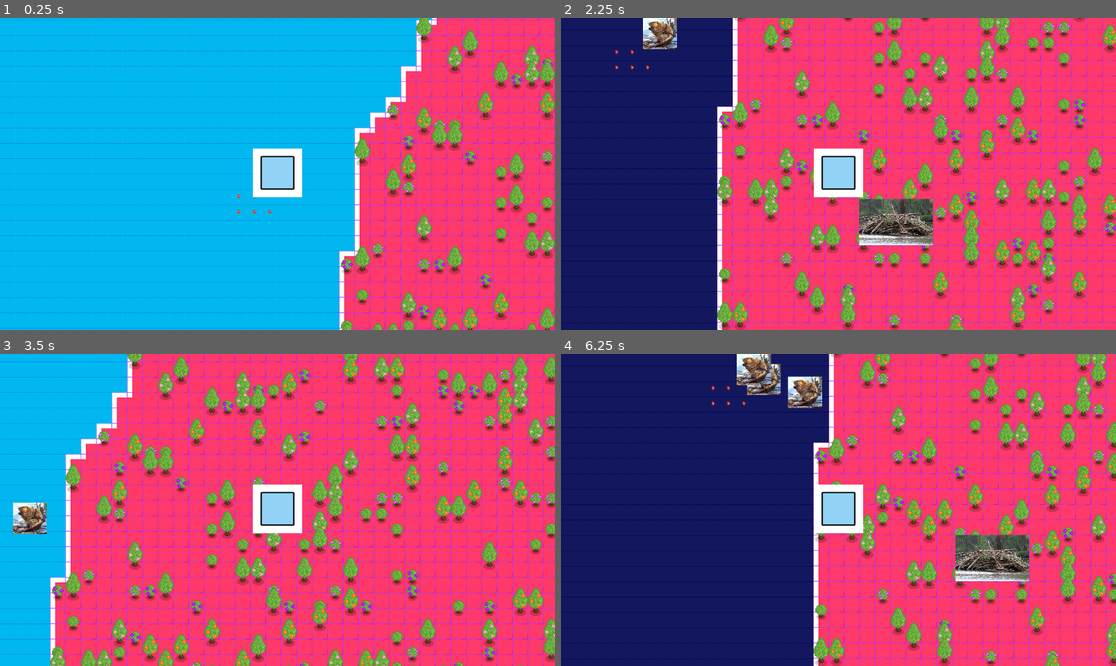
Above: before the commit, frames 1-4 (two rows, left to right).
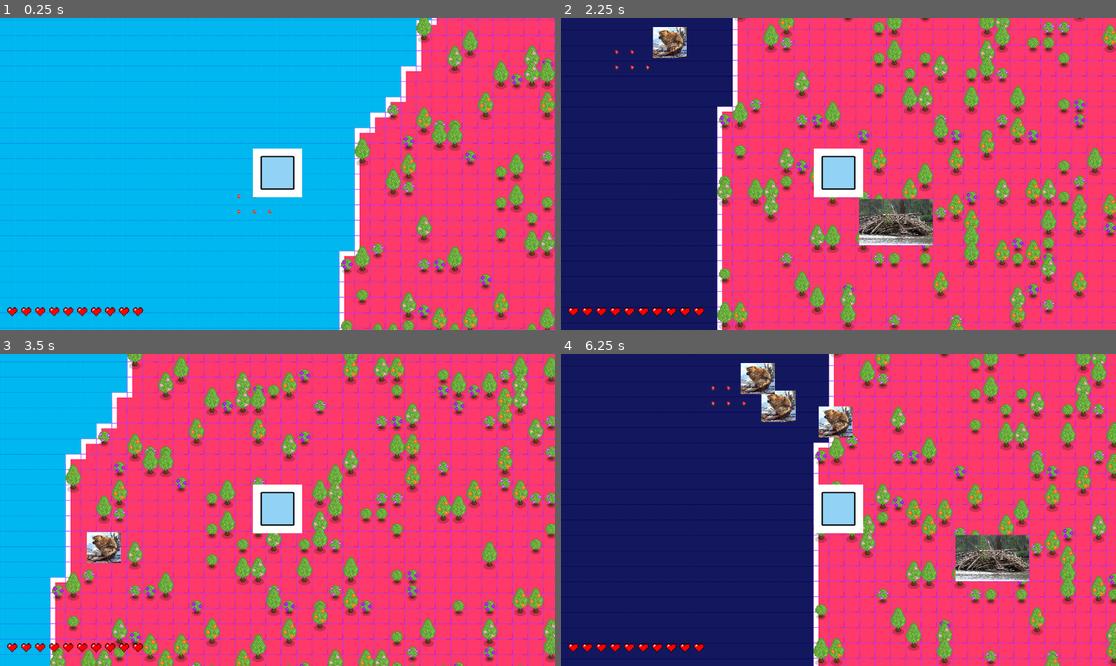
Above: after the commit, the same moments.

Repository: BigWing06/CS3-CapstoneProject
Game: Godot game, scene res://Viewport/Main.tscn
Two runs of this game, one before a commit and one after it. Both use one fixed random seed, a clock stepped at 60 frames per second and the inputs below.
Inputs:
- Up to frame 1 (0.25 s): no input
- Up to frame 2 (2.25 s): hold D (move_right) 0.53-1.28 s; hold S (move_down) 1.28-2.03 s; hold D (move_right) from 2.03 s (still down)
- Up to frame 3 (3.5 s): release D (move_right) at 2.78 s; hold W (move_up) from 2.78 s (still down)
- Up to frame 4 (6.25 s): release W (move_up) at 3.53 s; hold A (move_left) 3.53-5.03 s; hold S (move_down) 5.03-5.78 s; hold D (move_right) from 5.78 s (still down)

The runs differ from the first frame. In frame 1, 0.4% of the frame differs, in the area x 1-26%, y 92-96%; in frame 2, 1.3%; in frame 3, 1.6%; in frame 4, 3.0%, in the area x 1-53%, y 0-96%.

Commit message:
Created basic player damage and health bar

Diff:
--- a/Enemy/Enemy.gd
+++ b/Enemy/Enemy.gd
@@ -14,7 +14,7 @@
 
 func _ready():
 	_enemyData = _resouceJSON
-	_update("beaver") #choose animal from json file
+	_update("penguin") #choose animal from json file
 
 func _physics_process(delta):
 	#changes target and specifies hybrid
@@ -32,7 +32,12 @@
 	_speed = _enemyData[x]["speed"]
 	_movementType = _enemyData[x]["movement"]
 	_startingHealth = _enemyData[x]["health"]
-
+	_updateAttackType(_enemyData[x]["attackType"])
+func _updateAttackType(type: String):
+	if type == "melee":
+		set_collision_layer_value(5,true)
+	elif type == "ranged":
+		set_collision_layer_value(5,false)
 func _on_area_2d_body_entered(body: Node2D) -> void:
 	if _hybrid:
 		_movementType = "playerFocused"
--- a/Enemy/enemyTypes.json
+++ b/Enemy/enemyTypes.json
@@ -4,7 +4,8 @@
 		"movement":"hybrid",
 		"health":90,
 		"speed":500,
-		"drops":"wood chips"
+		"drops":"wood chips",
+		"attackType":"melee"
 	},
 
 	"polar_bear":{
@@ -12,7 +13,8 @@
 		"movement":"baseFocused",
 		"health":220,
 		"speed":60,
-		"drops":"beaver cola"
+		"drops":"beaver cola",
+		"attackType":"melee"
 	},
 
 	"wolf": {
@@ -20,7 +22,8 @@
 		"movement":"playerFocused",
 		"health":4,
 		"speed":70,
-		"drops":"meat"
+		"drops":"meat",
+		"attackType":"melee"
 	},
 
 	"penguin": {
@@ -28,6 +31,7 @@
 		"movement":"playerFocused",
 		"health":2,
 		"speed":150,
-		"drops":"fish"
+		"drops":"fish",
+		"attackType":"ranged"
 	}
 }
--- a/Player/HealthHeart.tscn
+++ b/Player/HealthHeart.tscn
@@ -3,7 +3,9 @@
 [ext_resource type="Texture2D" uid="uid://c2qk5xsfvhhx8" path="res://Player/FullHeart.png" id="1_y0lri"]
 
 [node name="HealthHeart" type="TextureRect"]
-offset_right = 100.0
-offset_bottom = 100.0
+custom_minimum_size = Vector2(25, 25)
+offset_right = 1280.0
+offset_bottom = 1280.0
 texture = ExtResource("1_y0lri")
-expand_mode = 1
+expand_mode = 5
+stretch_mode = 4
--- a/Player/Player.gd
+++ b/Player/Player.gd
@@ -1,7 +1,8 @@
 extends CharacterBody2D
 
 signal chunkChanged
-
+signal healthChanged
+signal death
 @export var speed = 400
 var screen_size
 var _chunk: Vector2i
@@ -35,10 +36,27 @@
 		_chunk = getCurrentChunk()
 		chunkChanged.emit()
 
-func damage(_damage:float): # Funciton to cause damage to player
+func _damage(_damage:float): # Funciton to cause damage to player
 	_health-=_damage
-func heal(_health:float): # Function to heal player
+	healthChanged.emit()
+	if _health<=0:
+		death.emit()
+	$DamageAnimation.play("Damage")
+func _heal(_health:float): # Function to heal player
 	_health-=_health
+	healthChanged.emit()
+	$DamageAnimation.play("Heal")
 
+func getHealth() -> int:
+	return _health
 func _on_chunk_changed() -> void: #Run when the player enters a new chunk
 	global.world.get_node("TileMaps").playerRenderNeighborChunks(getCurrentChunk())
+
+
+func _on_death() -> void:
+	self.queue_free()
+
+
+
+func _on_enemy_collision_shape_body_entered(body: Node2D) -> void:
+	_damage(1)
--- a/Player/Player.tscn
+++ b/Player/Player.tscn
@@ -1,10 +1,67 @@
-[gd_scene load_steps=4 format=3 uid="uid://chhadtxo8k0ks"]
+[gd_scene load_steps=9 format=3 uid="uid://chhadtxo8k0ks"]
 
 [ext_resource type="Script" path="res://Player/Player.gd" id="1_yvjui"]
 [ext_resource type="Texture2D" uid="uid://1yx5qdqunywd" path="res://Player/square.png" id="2_mrcb6"]
 
 [sub_resource type="RectangleShape2D" id="RectangleShape2D_0ro8j"]
 size = Vector2(224, 225.5)
+
+[sub_resource type="Animation" id="Animation_bfpha"]
+resource_name = "Damage"
+length = 0.5
+tracks/0/type = "value"
+tracks/0/imported = false
+tracks/0/enabled = true
+tracks/0/path = NodePath("Square:modulate")
+tracks/0/interp = 1
+tracks/0/loop_wrap = true
+tracks/0/keys = {
+"times": PackedFloat32Array(0, 0.2, 0.466667),
+"transitions": PackedFloat32Array(1, 1, 1),
+"update": 0,
+"values": [Color(1, 1, 1, 1), Color(1, 0, 0, 0.678431), Color(1, 1, 1, 1)]
+}
+
+[sub_resource type="Animation" id="Animation_wda2n"]
+resource_name = "Heal"
+length = 2.0
+tracks/0/type = "value"
+tracks/0/imported = false
+tracks/0/enabled = true
+tracks/0/path = NodePath("Square:modulate")
+tracks/0/interp = 1
+tracks/0/loop_wrap = true
+tracks/0/keys = {
+"times": PackedFloat32Array(0, 1.03333, 1.96667),
+"transitions": PackedFloat32Array(1, 1, 1),
+"update": 0,
+"values": [Color(1, 1, 1, 1), Color(1, 0.729412, 0, 0.709804), Color(1, 1, 1, 1)]
+}
+
+[sub_resource type="Animation" id="Animation_xyjpc"]
+length = 0.001
+tracks/0/type = "value"
+tracks/0/imported = false
+tracks/0/enabled = true
+tracks/0/path = NodePath("Square:modulate")
+tracks/0/interp = 1
+tracks/0/loop_wrap = true
+tracks/0/keys = {
+"times": PackedFloat32Array(0),
+"transitions": PackedFloat32Array(1),
+"update": 0,
+"values": [Color(1, 1, 1, 1)]
+}
+
+[sub_resource type="AnimationLibrary" id="AnimationLibrary_g0tv8"]
+_data = {
+"Damage": SubResource("Animation_bfpha"),
+"Heal": SubResource("Animation_wda2n"),
+"RESET": SubResource("Animation_xyjpc")
+}
+
+[sub_resource type="RectangleShape2D" id="RectangleShape2D_ltrlo"]
+size = Vector2(176.667, 168.333)
 
 [node name="Player" type="CharacterBody2D"]
 scale = Vector2(0.6, 0.6)
@@ -23,4 +80,20 @@
 
 [node name="playerCamera" type="Camera2D" parent="."]
 
+[node name="DamageAnimation" type="AnimationPlayer" parent="."]
+libraries = {
+"": SubResource("AnimationLibrary_g0tv8")
+}
+
+[node name="EnemyCollisionShape" type="Area2D" parent="."]
+collision_layer = 2
+collision_mask = 16
+
+[node name="CollisionShape2D" type="CollisionShape2D" parent="EnemyCollisionShape"]
+position = Vector2(1.66667, -2.5)
+shape = SubResource("RectangleShape2D_ltrlo")
+
 [connection signal="chunkChanged" from="." to="." method="_on_chunk_changed"]
+[connection signal="death" from="." to="." method="_on_death"]
+[connection signal="area_entered" from="EnemyCollisionShape" to="." method="_on_enemy_collision_shape_area_entered"]
+[connection signal="body_entered" from="EnemyCollisionShape" to="." method="_on_enemy_collision_shape_body_entered"]
--- a/Viewport/Main.tscn
+++ b/Viewport/Main.tscn
@@ -10,8 +10,8 @@
 [node name="CanvasLayer" type="CanvasLayer" parent="."]
 
 [node name="HealthContainer" type="HBoxContainer" parent="CanvasLayer"]
-offset_left = 43.0
-offset_top = 391.0
-offset_right = 83.0
-offset_bottom = 431.0
+offset_left = 13.0
+offset_top = 598.0
+offset_right = 53.0
+offset_bottom = 638.0
 script = ExtResource("2_mmlkw")
--- a/Viewport/health_container.gd
+++ b/Viewport/health_container.gd
@@ -1,19 +1,25 @@
 extends HBoxContainer
 
-@onready var heartScene = preload("res://Player/HealthHeart.tscn")
+@onready var _heartScene = preload("res://Player/HealthHeart.tscn")
 
-# Called when the node enters the scene tree for the first time.
+# Called when the node enters the scene tree for the first time.sadas
 func _ready() -> void:
-	createHearts(5)
+	#createHearts(20)
+	global.player.connect("healthChanged",_createHearts)
+	_createHearts()
 
 
 # Called every frame. 'delta' is the elapsed time since the previous frame.
 func _process(delta: float) -> void:
 	pass
-func createHearts(numHearts:int):
+func _createHearts():
+	var _inputHealth = global.player.getHealth()
 	for child in get_children():
 		child.queue_free()
-	for heart in range(numHearts):
-		var currentHeart  = heartScene.instantiate()
-		#currentHeart.texture=ResourceLoader.load("res://Player/HalfHeart.png")
-		self.add_child(currentHeart)
+	for heart in range(floori(_inputHealth/2)):
+		var _currentHeart  = _heartScene.instantiate()
+		self.add_child(_currentHeart)
+	if _inputHealth % 2 >0:
+		var _currentHeart  = _heartScene.instantiate()
+		_currentHeart.texture=ResourceLoader.load("res://Player/HalfHeart.png")
+		self.add_child(_currentHeart)
--- a/project.godot
+++ b/project.godot
@@ -47,3 +47,4 @@
 2d_physics/layer_2="Player"
 2d_physics/layer_3="Enemy"
 2d_physics/layer_4="World"
+2d_physics/layer_5="PlayerDamage"
